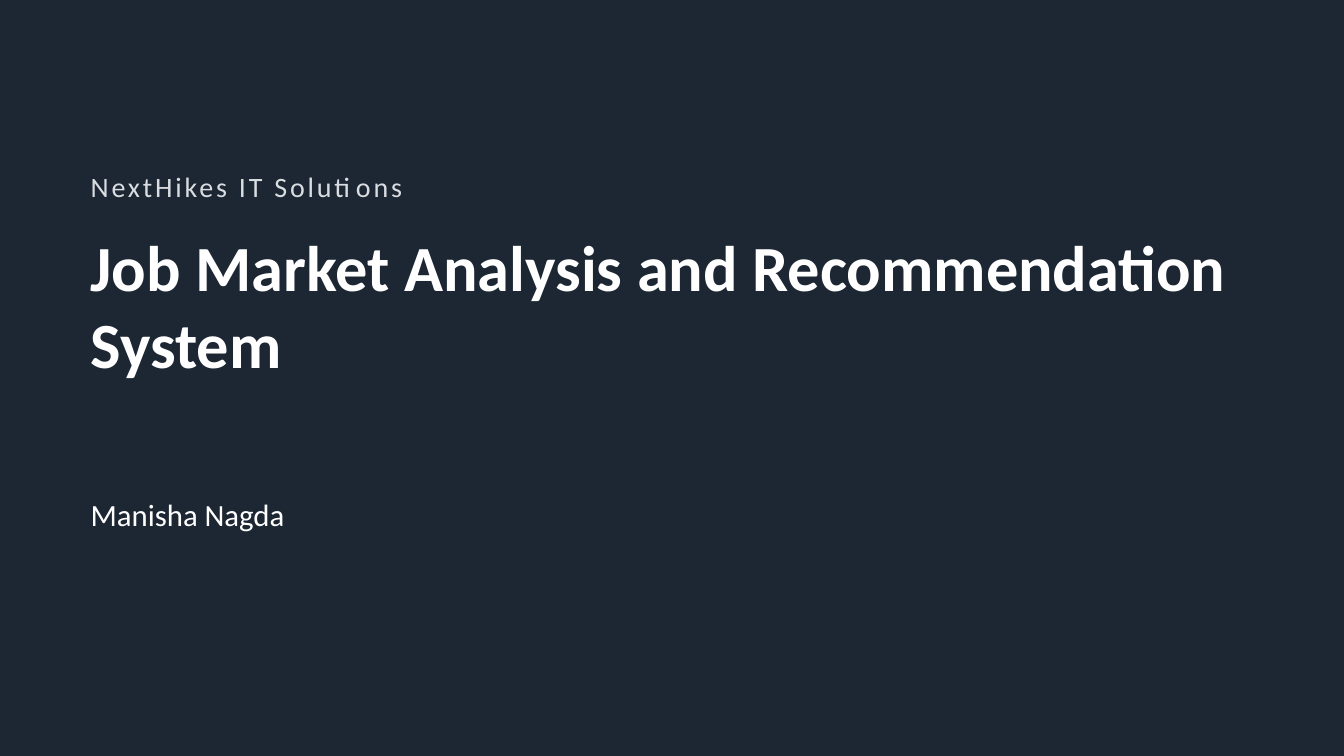
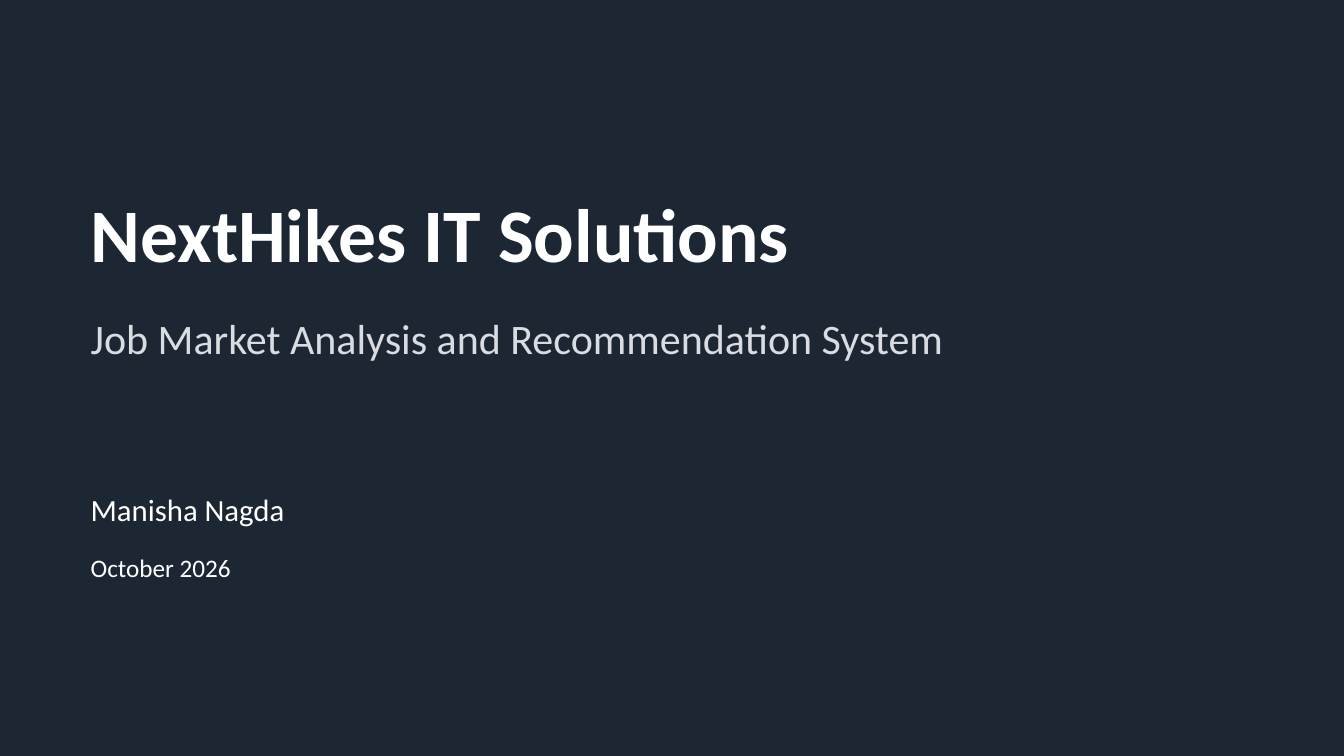
Before and after one commit to manishanagda1997-debug/Project_8_NHIS, a slide deck: slide 1 of reports/job_market_presentation.pptx. Drawn at 1344x756 pixels with LibreOffice and Linux fonts; fonts in the diff are those of the drawing. Boxes give left, top, right and bottom in pixels: in the first picture for what was removed or moved away, otherwise in the second. Text is boxed around its words. In the diff, an @@ line names an element or a change of style, - is before the commit and + after.

```diff
--- a/reports/job_market_presentation.pptx
+++ b/reports/job_market_presentation.pptx
@@ text "NextHikes IT Solutions": place and size @@
-text "NextHikes IT Solutions" at <box>91,161,1250,212</box>
+text "NextHikes IT Solutions" at <box>91,209,789,263</box>
@@ text "NextHikes IT Solutions" at <box>91,209,789,263</box>: size 20 to 54 pt, text colour #D9DCE1 to #FFFFFF, letter spacing 2 to 0 pt, bold on @@
@@ text "Job Market Analysis and Recommendation ...": place and size @@
-text "Job Market Analysis and Recommendation ..." at <box>91,245,1225,378</box>
+text "Job Market Analysis and Recommendation ..." at <box>91,325,943,361</box>
@@ text "Job Market Analysis and Recommendation ..." at <box>91,325,943,361</box>: size 46 to 30 pt, text colour #FFFFFF to #D9DCE1, bold off @@
@@ text "Manisha Nagda": place and size @@
-text "Manisha Nagda" at <box>91,504,285,532</box>
+text "Manisha Nagda" at <box>91,499,285,527</box>
@@ text added at <box>91,559,231,577</box>, 18 pt, text #FFFFFF @@
+October 2026
```
Also in this commit, not shown: 11 other slides changed, 1 other file.
